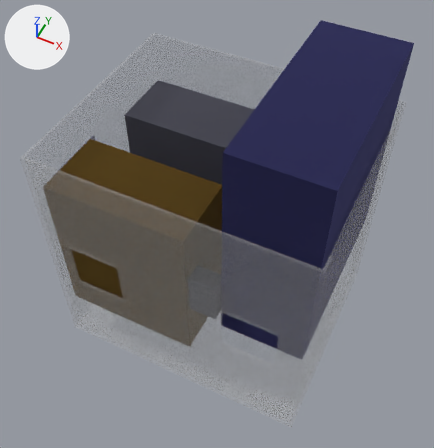
Before and after pictures for a commit that changed the glTF model assemblies/grid-container/defense-feeder/assembly-exploded.glb.
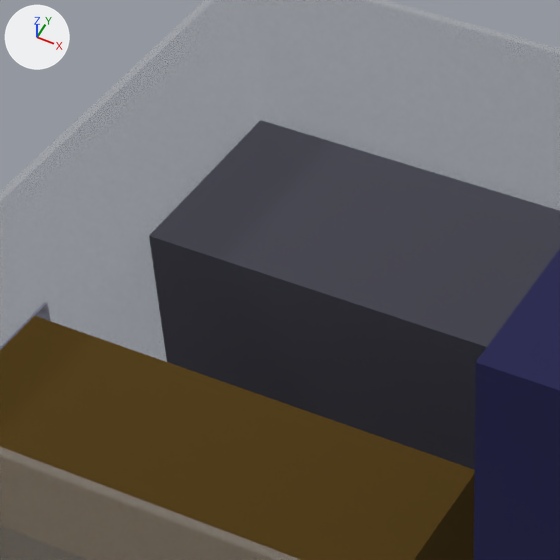
Each version is shown whole from a 50 mm lens placed at (2013.0, -4142.0, 6656.0), pointed at (-2.0, -111.0, 1618.0), then close up on the part from 18% to 57% of the width and 10% to 47% of the height. Lighting does not change. The marker at upper left points along +X, +Y and +Z. The older version's two pictures come first. Where no turn or scale is listed for an object, it has been applied to the vertices. Vertices at exactly the same position are counted once.

The first close-up shows 'GRD-LVS-001', 'GRD-SWG-001', 'GRD-XFM-001', 'container_shell'.
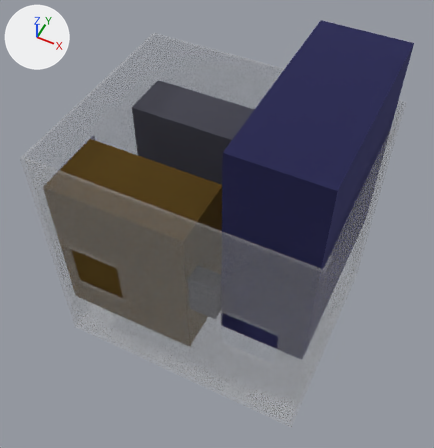
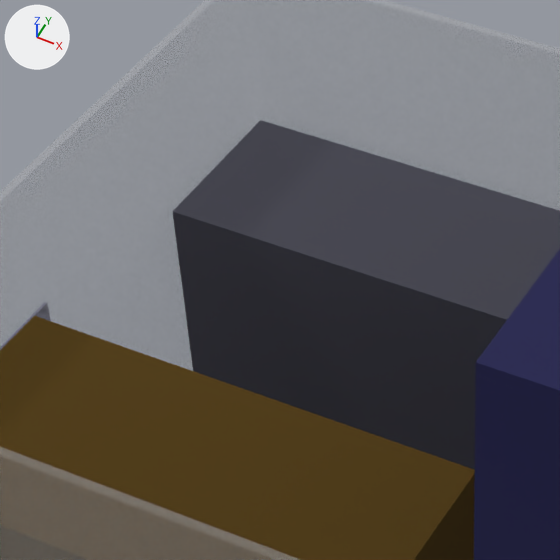
Where the newer file only moved an object's origin or applied its transform, the numbers keep the older frame.

What differs and where, as boxes [x1, y1, x2, y2] in the close-ups (560 x 560 px; the box of a moved part takes in the faces that stretch with it):
part 1 of me_grd_lvs_001, moved or reshaped: before [149, 209, 508, 372]; after [172, 209, 508, 372]

Patch to the scene script:
```diff
--- a/assemblies/grid-container/defense-feeder/assembly-exploded.glb.py
+++ b/assemblies/grid-container/defense-feeder/assembly-exploded.glb.py
@@ me_grd_lvs_001 @@
 # used by ob_grd_lvs_001; location = (-510.0, 737.0, 1162.0)
 # verts and faces of me_grd_lvs_001; kept vertices keep their numbers, new ones are numbered from 8
 # before: 0 (915.0, -381.0, -1162.0), 1 (915.0, -381.0, 1162.0), 2 (-915.0, -381.0, -1162.0), 3 (-915.0, -381.0, 1162.0) at pixel (148, 235), 4 (915.0, 381.0, -1162.0)
 # before: 5 (915.0, 381.0, 1162.0), 6 (-915.0, 381.0, -1162.0), 7 (-915.0, 381.0, 1162.0) at pixel (260, 120)
-me_grd_lvs_001.from_pydata(...)  # 8 vertices, 12 faces; spans x -915.0..915.0, y -381.0..381.0, z -1162.0..1162.0
+me_grd_lvs_001.from_pydata(...)  # 8 vertices, 12 faces; spans x -915.0..915.0, y -229.0..381.0, z -1162.0..1162.0
+# me_grd_lvs_001 part 1
+delete_faces([(0, 4, 5), (0, 5, 1), (2, 7, 6), (2, 3, 7)])
+for i in [*range(0, 4)]: verts[i] += (0.0, 152.0, 0.0)
+faces += [(0, 4, 1), (1, 4, 5), (2, 3, 6), (3, 7, 6)]
 me_grd_lvs_001.materials.append(mat_mat_3)
```
